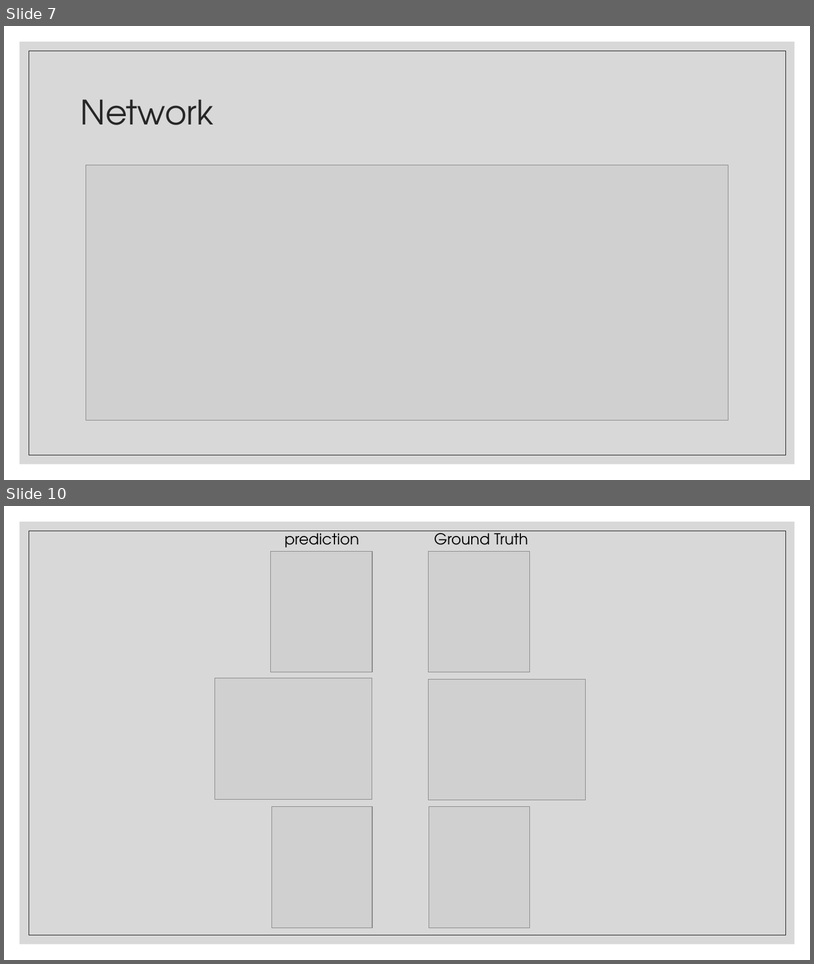
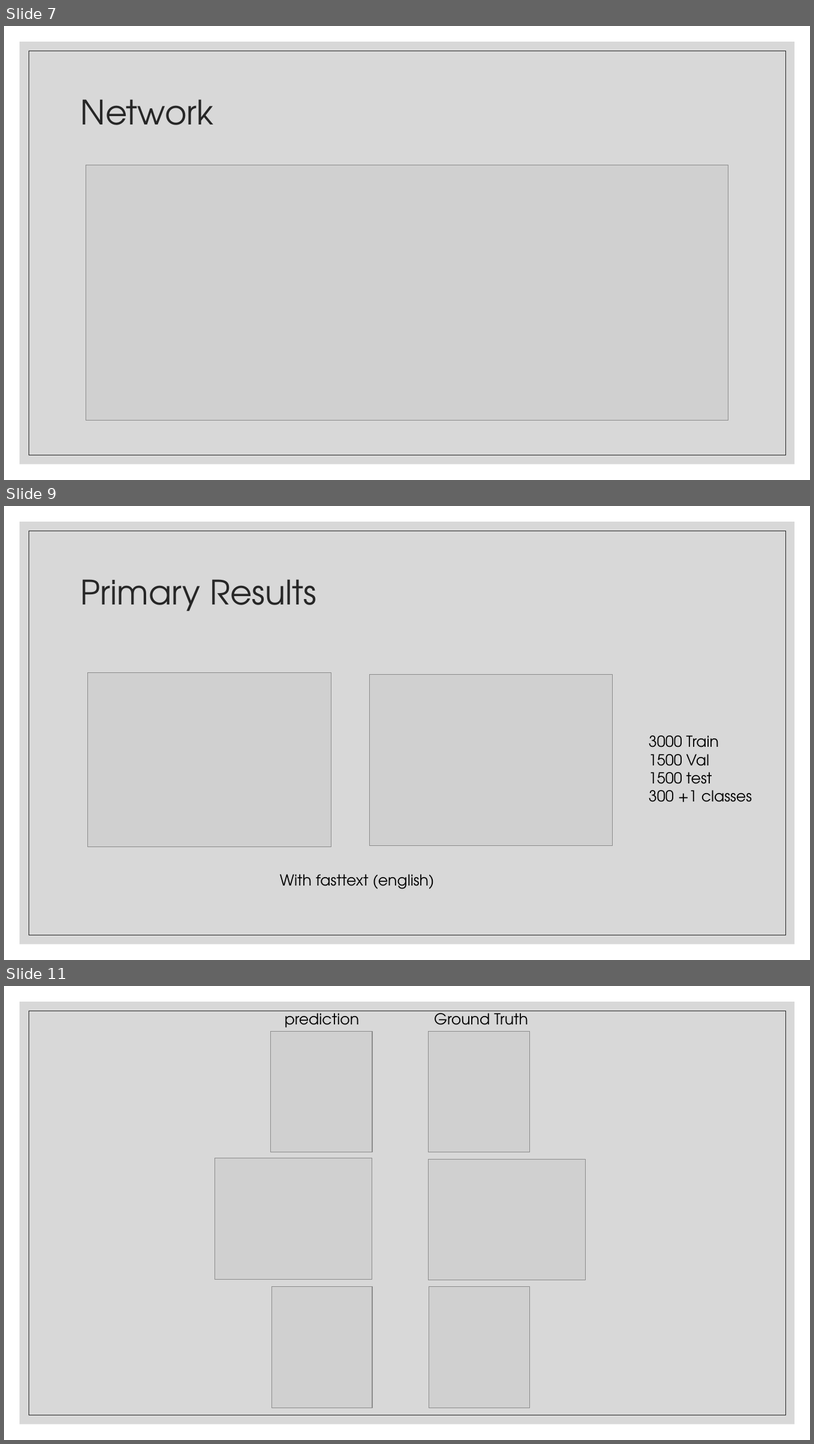
Before and after one commit to maryamhashemi/Persian_VQA, a slide deck: Progress Report/Persianvqa_progress_report.pptx. Shown one above the other, each under a label of ours: slides 7 and 10 before the commit, slides 7, 9 and 11 after it; the slides between them are not shown. The pictures are 814x964 and 814x1444 pixels, drawn with LibreOffice and Linux fonts; fonts in the diff are those of the drawing; grey boxes stand for pictures. Boxes give left, top, right and bottom in pixels: in the first picture for what was removed or moved away, otherwise in the second. Text is boxed around its words. In the diff, an @@ line names an element or a change of style, - is before the commit and + after.

```diff
--- a/Progress Report/Persianvqa_progress_report.pptx
+++ b/Progress Report/Persianvqa_progress_report.pptx
@@ slide 9 added at box(4, 506, 810, 960), background #FFFFFF; not listed: 2 template elements that a slide beside it also shows @@
@@ title added at box(81, 579, 317, 611), 40 pt, text #262626 @@
+Primary Results
@@ picture added at box(88, 672, 331, 847) @@
@@ picture added at box(369, 674, 612, 846) @@
@@ text added at box(649, 735, 752, 802), 18 pt, text #000000 @@
+3000 Train
+1500 Val
+1500 test
+300 +1 classes
@@ text added at box(280, 874, 435, 889), 18 pt, text #000000 @@
+With fasttext (english)
@@ what was slide 10 is now slide 11 @@
```
Also in this commit, not shown: 2 slides changed, 3 other files.
